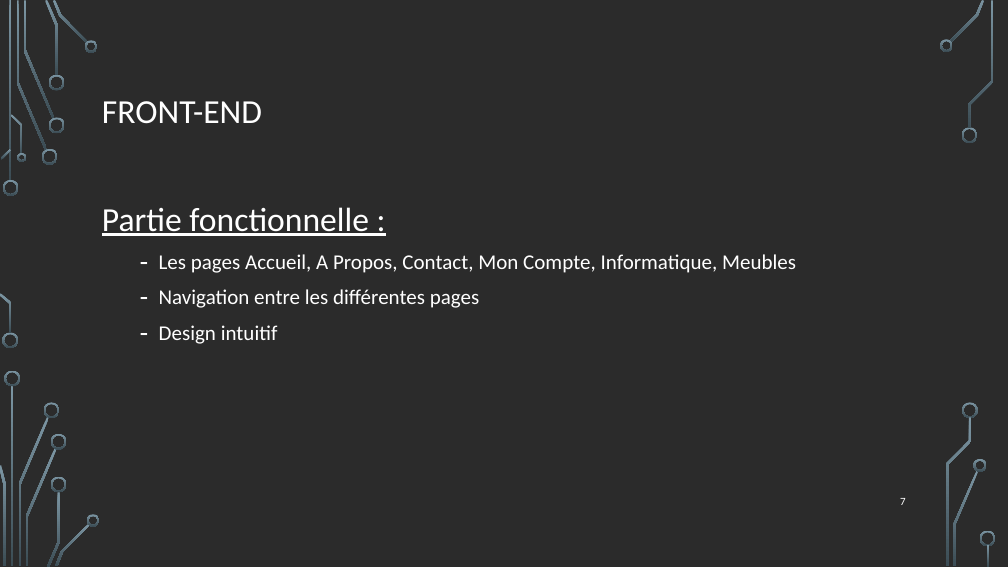
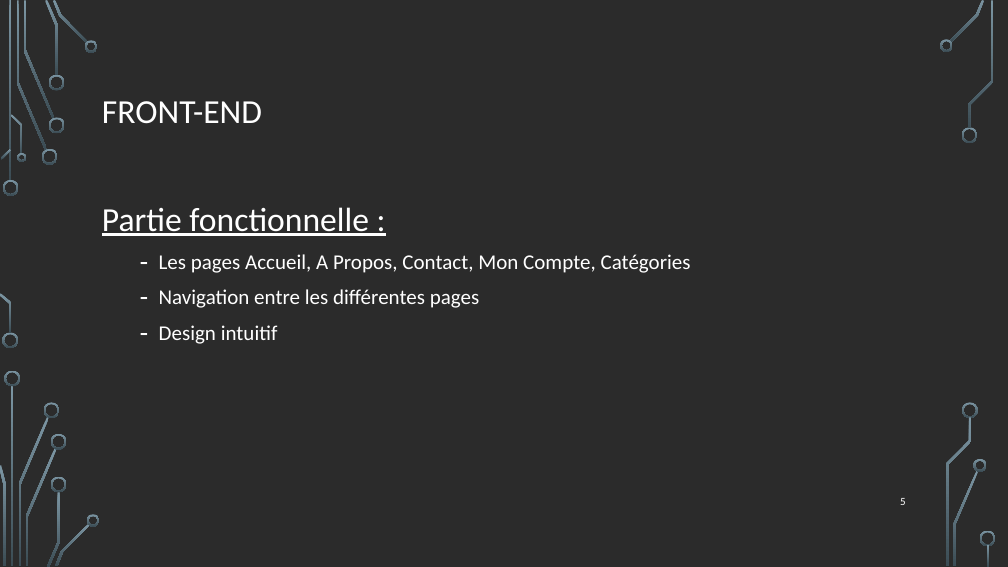
Before and after one commit to SarahGumaa/PPE2, a slide deck: slide 5 of Project-Personnalisé-Encadrée .pptx (slide 7 before the commit). Drawn at 1008x567 pixels with LibreOffice and Linux fonts; fonts in the diff are those of the drawing; background and template pictures are left out; a plain dark background stands for a picture behind light text. Boxes give left, top, right and bottom in pixels: in the first picture for what was removed or moved away, otherwise in the second. Text is boxed around its words. In the diff, an @@ line names an element or a change of style, - is before the commit and + after.

Commit message:
nvx

```diff
--- a/Project-Personnalisé-Encadrée .pptx
+++ b/Project-Personnalisé-Encadrée .pptx
@@ text at <box>159,254,691,273</box>: text changed @@
-  – Les pages Accueil, A Propos, Contact, Mon Compte, Informatique, Meubles
+  – Les pages Accueil, A Propos, Contact, Mon Compte, Catégories
@@ page number at <box>900,498,906,505</box>: text changed @@
-7
+5
```
Also in this commit, not shown: 3 other slides changed, 1 slide added.
